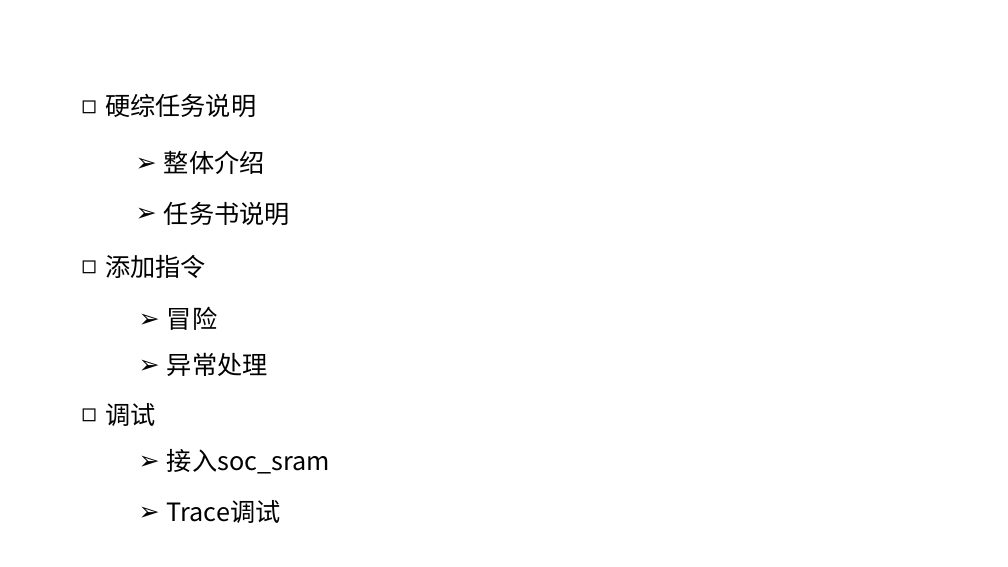
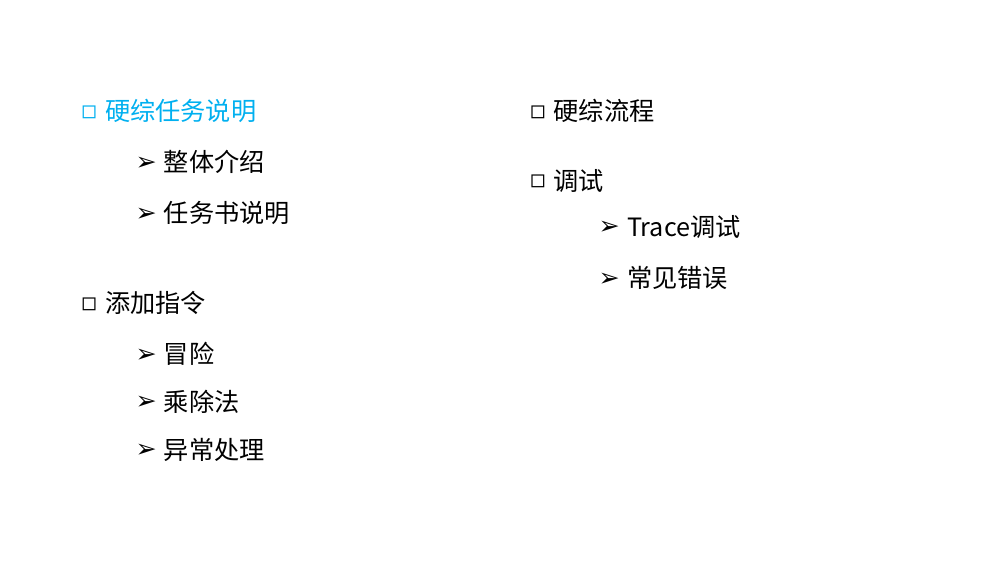
Before and after one commit to y0fy/CO-lab-material-CQU, a slide deck: slide 2 of doc/ppt/2020/硬综讲解1.pptx. Drawn at 1008x567 pixels with LibreOffice and Linux fonts; fonts in the diff are those of the drawing. Boxes give left, top, right and bottom in pixels: in the first picture for what was removed or moved away, otherwise in the second. Text is boxed around its words. In the diff, an @@ line names an element or a change of style, - is before the commit and + after.

```diff
--- a/doc/ppt/2020/硬综讲解1.pptx
+++ b/doc/ppt/2020/硬综讲解1.pptx
@@ text "硬综任务说明" at box(105, 98, 256, 122): text colour #000000 to #00B0F0 @@
@@ text added at box(554, 98, 655, 122), 24 pt, text #000000 @@
+◻ 硬综流程
@@ text "调试": place and size @@
-text "调试" at box(105, 403, 155, 426)
+text "调试" at box(554, 169, 604, 192)
@@ text "Trace调试": place and size @@
-text "Trace调试" at box(167, 500, 281, 523)
+text "Trace调试" at box(627, 215, 741, 238)
@@ text added at box(627, 265, 728, 289), 24 pt, text #000000 @@
+➢ 常见错误
@@ text "添加指令": place and size @@
-text "添加指令" at box(105, 254, 206, 278)
+text "添加指令" at box(105, 290, 206, 314)
@@ text "冒险": place and size @@
-text "冒险" at box(167, 306, 217, 330)
+text "冒险" at box(164, 341, 214, 365)
@@ text added at box(164, 389, 240, 413), 24 pt, text #000000 @@
+➢ 乘除法
@@ text "异常处理": place and size @@
-text "异常处理" at box(167, 352, 268, 376)
+text "异常处理" at box(164, 437, 265, 461)
@@ text removed at box(167, 449, 330, 474) @@
-➢ 接入soc_sram
```
Also in this commit, not shown: 13 other slides changed, 23 slides added, 6 slides removed, 3 other files.
